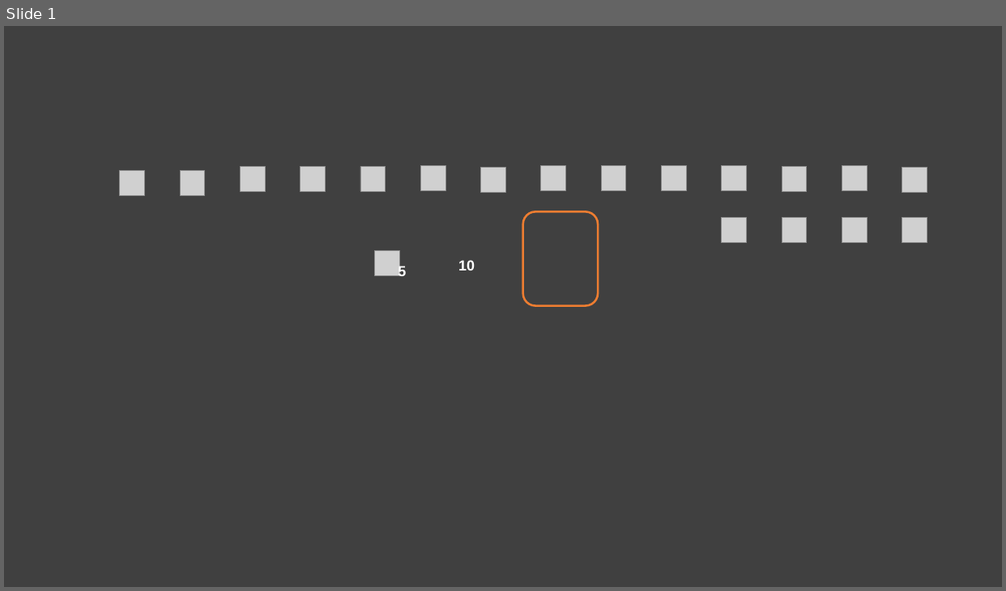
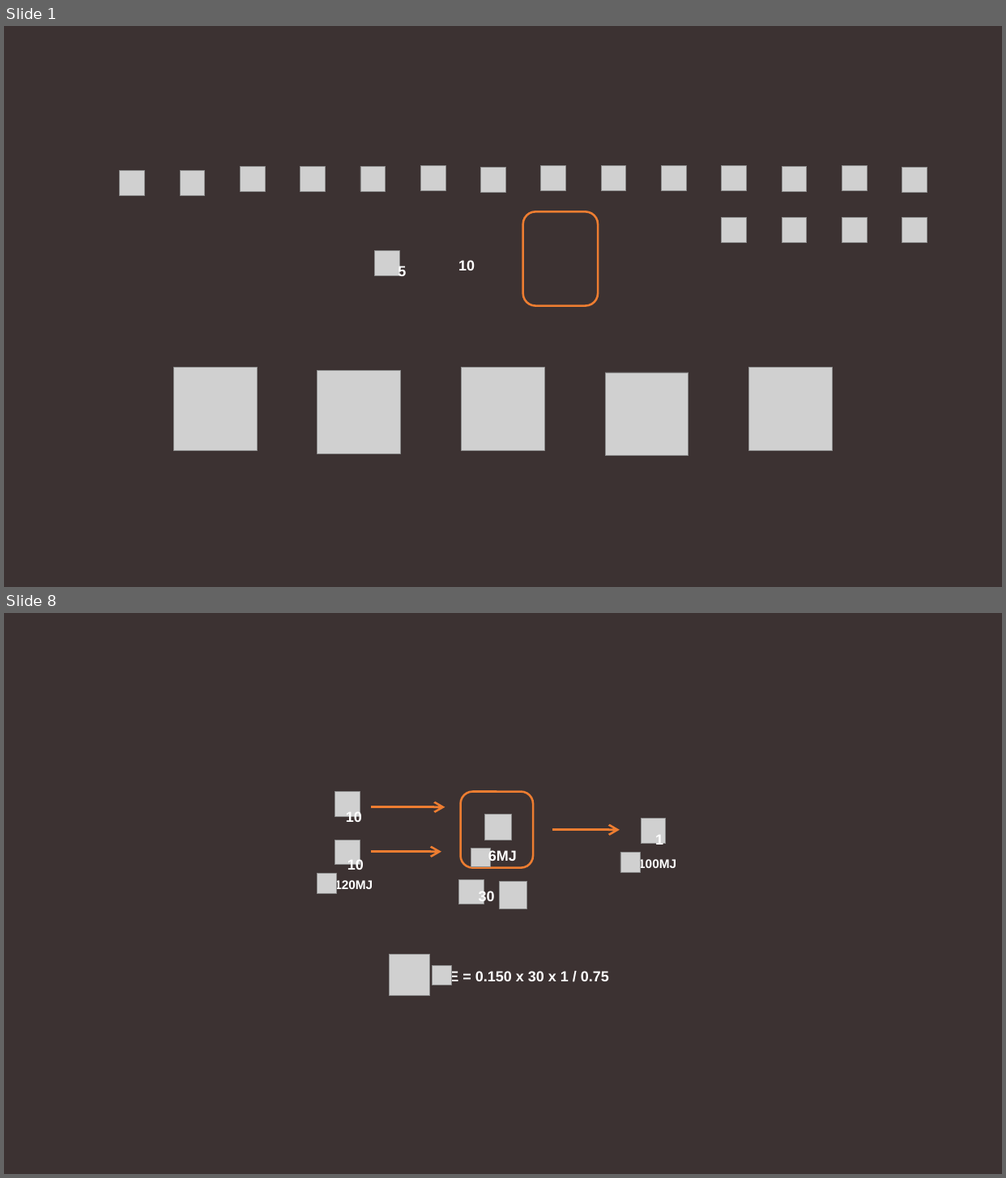
Before and after one commit to AlternativeFFFF/Alt-F4, a slide deck: submissions/burning-questions/factorio-fuel-energy-1.pptx. Shown one above the other, each under a label of ours: slide 1 before the commit, slides 1 and 8 after it; the slides between them are not shown. The pictures are 1006x591 and 1006x1178 pixels, drawn with LibreOffice and Linux fonts; fonts in the diff are those of the drawing; grey boxes stand for pictures. Boxes give left, top, right and bottom in pixels: in the first picture for what was removed or moved away, otherwise in the second. Text is boxed around its words. In the diff, an @@ line names an element or a change of style, - is before the commit and + after.

```diff
--- a/submissions/burning-questions/factorio-fuel-energy-1.pptx
+++ b/submissions/burning-questions/factorio-fuel-energy-1.pptx
@@ slide 8 added at <box>4,613,1002,1174</box>, background #3C3232 @@
@@ group added at <box>317,792,676,996</box>: 11 pictures, 8 texts, 3 arrows, 1 rounded rectangle @@
+10
+10
+1
+6MJ
+100MJ
+120MJ
+30
+E = 0.150 x 30 x 1 / 0.75
@@ slide 1 changed as well @@
@@ background #404040 to #3C3232 @@
@@ group added at <box>174,368,833,456</box>: 5 pictures @@
```
Also in this commit, not shown: 6 other slides changed, 9 other slides added, 1 slide removed, 1 other file.
